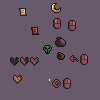
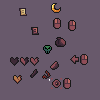
Before/after of a (100, 100) layered artwork. What changed in the layer stack:
added group "Materials" with 3 layers above "StatusPoisonIcon.png" over [30, 61, 59, 79]
added layer "StoneIcon.png" in group "Materials" over [50, 61, 59, 70]
added layer "GutIcon.png" in group "Materials" over [42, 70, 51, 79]
added layer "WoodIcon.png" in group "Materials" over [30, 69, 38, 78]
painted on "GoBackIcon.png" over [69, 55, 79, 64]
removed layer "SackIcon.png" over [57, 52, 65, 60]
